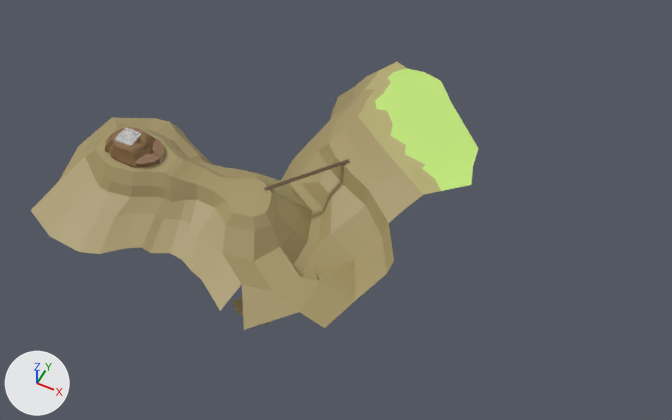
The OBJ model Assets/environment/church.obj, before and after one commit.
The view is the same before and after, from a 50 mm lens placed at (2697.0, -2867.0, 3734.0), pointed at (1088.0, 351.0, -287.0). The lights are fixed; the arrows at lower left show +X, +Y and +Z. Where no turn or scale is listed for an object, it has been applied to the vertices. Vertices at the same position are counted once.

The older version as bpy lines, for what is in view:
```python
me_cube_007 = bpy.data.meshes.new('Cube.007')
me_cube_007.from_pydata(...)  # 1046 vertices, 794 faces; spans x -177.0..104.0, y -118.0..118.0, z 0.0..115.0
me_cube_007.materials.append(mat_wood)  # brown #85653f
me_cube_027 = bpy.data.meshes.new('Cube.027')
me_cube_027.from_pydata(...)  # 1839 vertices, 1945 faces; spans x 746.0..1088.0, y 120.0..545.0, z -62.0..-55.0
me_cube_027.materials.append(mat_material_006)  # brown #5c4c30
me_plane_014 = bpy.data.meshes.new('Plane.014')
me_plane_014.from_pydata(...)  # 279 vertices, 252 faces; spans x -442.0..1786.0, y -611.0..1547.0, z -607.0..20.0
# faces by material slot: [227, 12, 13]
me_plane_014.materials.append(mat_sand)  # yellow #a59567
me_plane_014.materials.append(mat_sand2)  # yellow #b4ac71
me_plane_014.materials.append(mat_grass)  # green #c2e77a
ob_cube_007 = bpy.data.objects.new('Cube.007', me_cube_007)
ob_cube_007.location = (0.0, 0.0, 0.0)
ob_cube_027 = bpy.data.objects.new('Cube.027', me_cube_027)
ob_cube_027.location = (0.0, 0.0, 0.0)
ob_plane_014 = bpy.data.objects.new('Plane.014', me_plane_014)
ob_plane_014.location = (0.0, 0.0, 0.0)
```
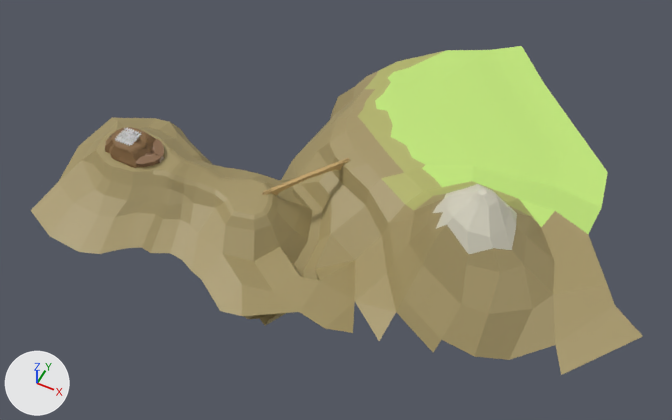
Pixel boxes [x1, y1, x2, y2] of what changed, in the pictures (672 x 420 px):
'Plane.014', reshaped (37% wider, 23% taller)
    before: [31, 62, 478, 330]
    after: [31, 46, 643, 375]
'Cube.028_Cube.030', added (brown)
    after: [262, 158, 350, 195]
'Cube.027', deleted
    before: [264, 159, 350, 191]
part 1 of me_plane_014, built on
    before: [80, 114, 473, 330]
    after: [80, 46, 643, 375]

What the commit changed:
Material 'Material.005' (mat_material_005) is new.
Its base color is (0.686, 0.66, 0.536) (light grey #d8d4c1).
Its roughness is 0.526.
Material 'Material.007' (mat_material_007) is new.
Its base color is (0.538, 0.369, 0.148) (brown #c2a46b).
Its roughness is 0.526.
me_plane_014 is used by ob_plane_014; location (0.0, 0.0, 0.0).
me_plane_014 had 279 vertices, 252 faces and spanned x -442.0..1786.0, y -611.0..1547.0, z -607.0..20.0.
me_plane_014 now has 428 vertices, 396 faces and spans x -442.0..2881.0, y -611.0..1983.0, z -607.0..463.0.
Part 1, on me_plane_014:
20 vertices are removed from x 172.0..1786.0, y -591.0..620.0, z -320.0..20.0.
50 faces are deleted.
9 vertices in x -290.0..426.0, y -249.0..-65.0, z -117.0..-53.0 move by (0.0, -30.0, 0.0).
7 vertices in x -277.0..320.0, y 162.0..263.0, z -95.0..-30.0 move by (0.0, 21.0, 0.0).
18 vertices move from x -200.0..1359.0, y -101.0..889.0, z -94.0..20.0 to x -174.0..1406.0, y -113.0..889.0, z -94.0..20.0.
169 vertices are added at x 158.0..2881.0, y -591.0..1983.0, z -404.0..463.0.
128 new faces join them, mat_sand (yellow #a59567).
8 new faces join them, mat_sand2 (yellow #b3b46a).
20 new faces join them, mat_grass (green #c2e77a).
38 new faces join them, mat_material_005 (light grey #d8d4c1).
me_plane_014 now uses material mat_material_005 (light grey #d8d4c1).
Mesh me_cube_028_cube_030 is new.
It has 95 vertices, 102 faces and spans x 757.0..1088.0, y 86.0..562.0, z -133.0..-49.0.
It uses material mat_material_007 (brown #c2a46b).
Object 'Cube.027' (ob_cube_027) is deleted.
Object 'Cube.028_Cube.030' (ob_cube_028_cube_030) is new; it shows me_cube_028_cube_030.
Its location is (0.0, 0.0, 0.0).
